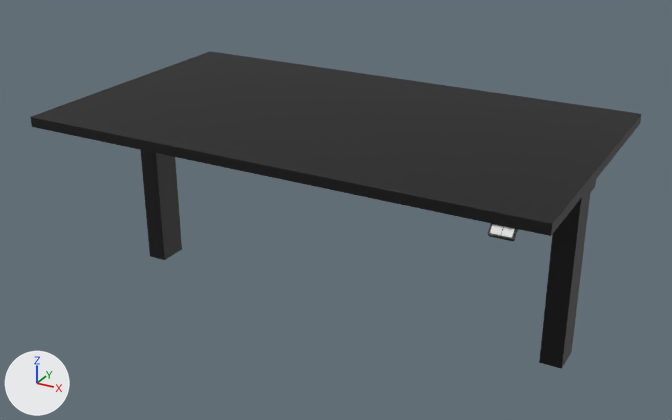
What one commit did to the FBX model Models/DeskTop/meshes/fbx/DeskTop.fbx.
Rendered twice from a 50 mm camera at (1.131, -2.058, 1.04) aimed at (-0.003, 0.003, 0.01). The axes (+X, +Y, +Z) are drawn at lower left. The lights are the same throughout. Objects named as collision shapes, trigger or cutter boxes, shadow casters or lower levels of detail are left out. Where no turn or scale is listed for an object, it has been applied to the vertices.

Before the edit, the objects in view are built like this:
```python
mat_white = principled_material('White')
mat_white.base_color = (0.0, 0.0, 0.0)  # black #000000
mat_white.roughness = 0.553
me_desktop = bpy.data.meshes.new('DeskTop')
me_desktop.from_pydata(...)  # 10138 vertices, 19474 faces; spans x -0.7..0.7, y -0.406..0.406, z -0.282..0.282
# faces by material slot: [12156, 5676, 50, 994, 540, 58]
me_desktop.materials.append(mat_white)  # black #000000
me_desktop.materials.append(mat_m_basic_black)  # black #000000
me_desktop.materials.append(mat_m_metal_brushed)  # its picture is missing
me_desktop.materials.append(mat_m_basic_black)  # black #000000
me_desktop.materials.append(mat_fbx_default_material)  # light grey #dddddd
me_desktop.materials.append(mat_fbx_default_material)  # light grey #dddddd
ob_desk_top = bpy.data.objects.new('desk_top', me_desktop)
ob_desk_top.location = (0.0, 0.0, 0.0)
```
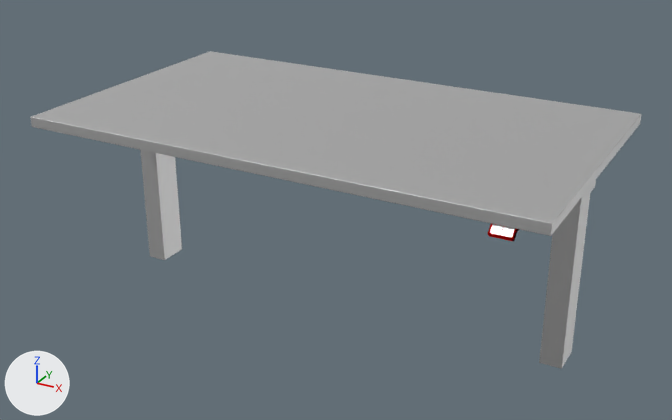
The newer file is also turned or shifted as a whole; pictures and numbers use the older file's frame.

What changed in the scene script:
```text
Add img_white_d_bmp:
    img_white_d_bmp = load_image('White_D.bmp', '../../textures/White_D.bmp', 1, 1, 'sRGB')
Add img_white_n_bmp:
    img_white_n_bmp = load_image('White_N.bmp', '../../textures/White_N.bmp', 1, 1, 'Non-Color')
Change mat_white:
    where n0 = _N.new('ShaderNodeBsdfPrincipled'); n0.name = 'Principled BSDF'
    remove n0.inputs[0].default_value = (0.0, 0.0, 0.0, 1.0)  # 'Base Color', black #000000
    add n0.inputs[1].default_value = 1.0  # 'Metallic'
    add n2 = _N.new('ShaderNodeTexImage'); n2.name = 'Image Texture'
    add n2.image = img_white_d_bmp
    add n3 = _N.new('ShaderNodeTexImage'); n3.name = 'Image Texture.001'
    add n3.image = img_white_n_bmp
    add n4 = _N.new('ShaderNodeNormalMap'); n4.name = 'Normal Map'
    add _L.new(n2.outputs[0], n0.inputs[0])  # 'Color' to 'Base Color'
    add _L.new(n3.outputs[0], n4.inputs[1])  # 'Color' to 'Color'
    add _L.new(n4.outputs[0], n0.inputs[5])  # 'Normal' to 'Normal'
```

Location of each change, (x1, y1, x2, y2) in pixels of the pictures (672 x 420 px):
'desk_top', surface changed (black to grey)
    both: (30, 51, 641, 369)
